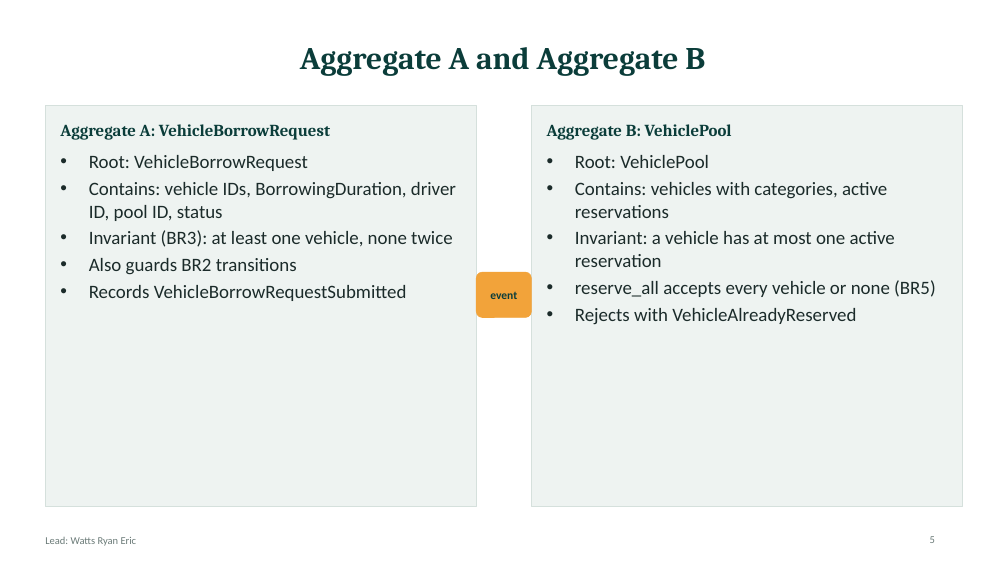
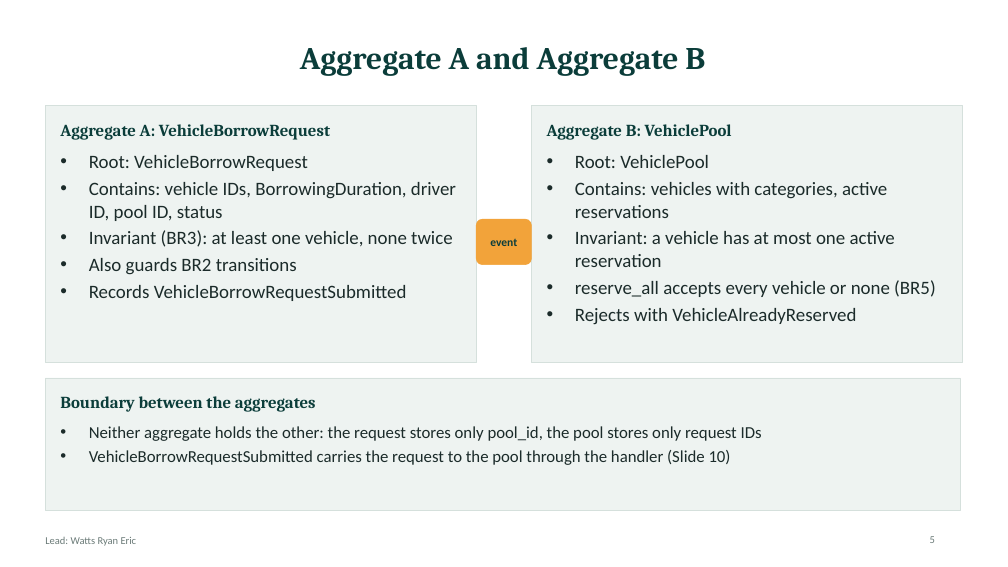
Before and after one commit to kirabo-brian/open-pool-vehicle-borrowing, a slide deck: slide 5 of Open_Pool_Vehicle_Borrowing_Slides.pptx. Drawn at 1008x567 pixels with LibreOffice and Linux fonts; fonts in the diff are those of the drawing. Boxes give left, top, right and bottom in pixels: in the first picture for what was removed or moved away, otherwise in the second. Text is boxed around its words. In the diff, an @@ line names an element or a change of style, - is before the commit and + after.

Commit message:
Replace stale files left by PR #1 and fix slide mismatches
PR #1 added the updated README, T3 test and evidence as "copy" files
beside the old ones. The old T3 test still imported from the repo root,
so only 7 of 8 tests ran. The copies now replace the originals, and
evidence/final_test_run.txt has been regenerated (8 tests, OK).

Slide fixes:
- Slide 8: add the Interface -> Domain dependency the code has
- Slides 9-10: use the real service and handler names
- Slide 3: PoolNotFound creates no request; only VehicleNotInPool
  leaves it in DRAFT
- Slides 4-6: shorter cards plus a rule-mapping strip; body sizes evened

```diff
--- a/Open_Pool_Vehicle_Borrowing_Slides.pptx
+++ b/Open_Pool_Vehicle_Borrowing_Slides.pptx
@@ rectangle: place and size @@
-rectangle at bbox=[45, 106, 476, 507]
+rectangle at bbox=[45, 106, 476, 363]
@@ rectangle: place and size @@
-rectangle at bbox=[532, 106, 963, 507]
+rectangle at bbox=[532, 106, 963, 363]
@@ text "event": place and size @@
-text "event" at bbox=[490, 292, 517, 299]
+text "event" at bbox=[490, 239, 517, 246]
@@ rounded rectangle: place and size @@
-rounded rectangle at bbox=[476, 272, 532, 318]
+rounded rectangle at bbox=[476, 219, 532, 265]
@@ rectangle added at bbox=[45, 378, 960, 510], fill #EEF3F1, outline #D5E0DC 0.75 pt @@
@@ text added at bbox=[60, 396, 316, 412], 16 pt, text #0B3D3A, bold @@
+Boundary between the aggregates
@@ text added at bbox=[89, 426, 762, 465], 16 pt, text #1B2B2A @@
+• Neither aggregate holds the other: the request stores only pool_id, the pool stores only request IDs
+• VehicleBorrowRequestSubmitted carries the request to the pool through the handler (Slide 10)
```
Also in this commit, not shown: 8 other slides changed, 10 other files.
